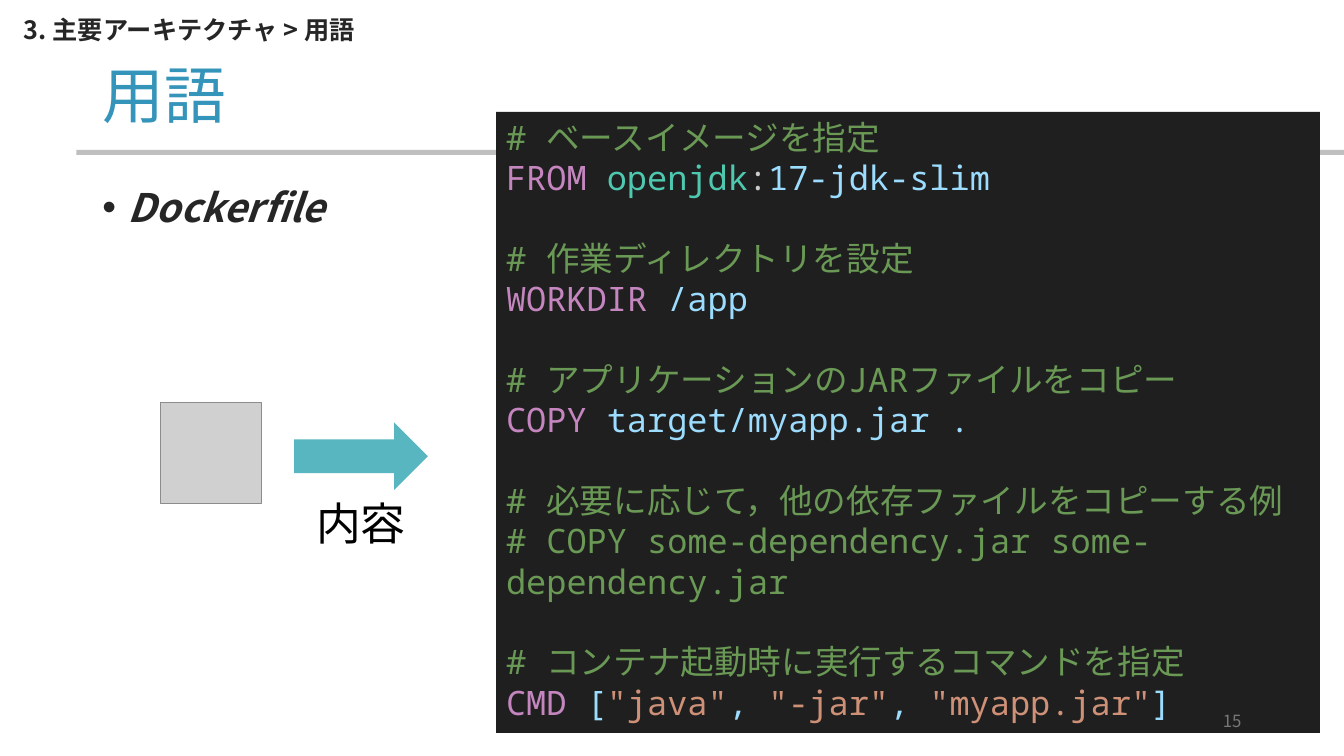
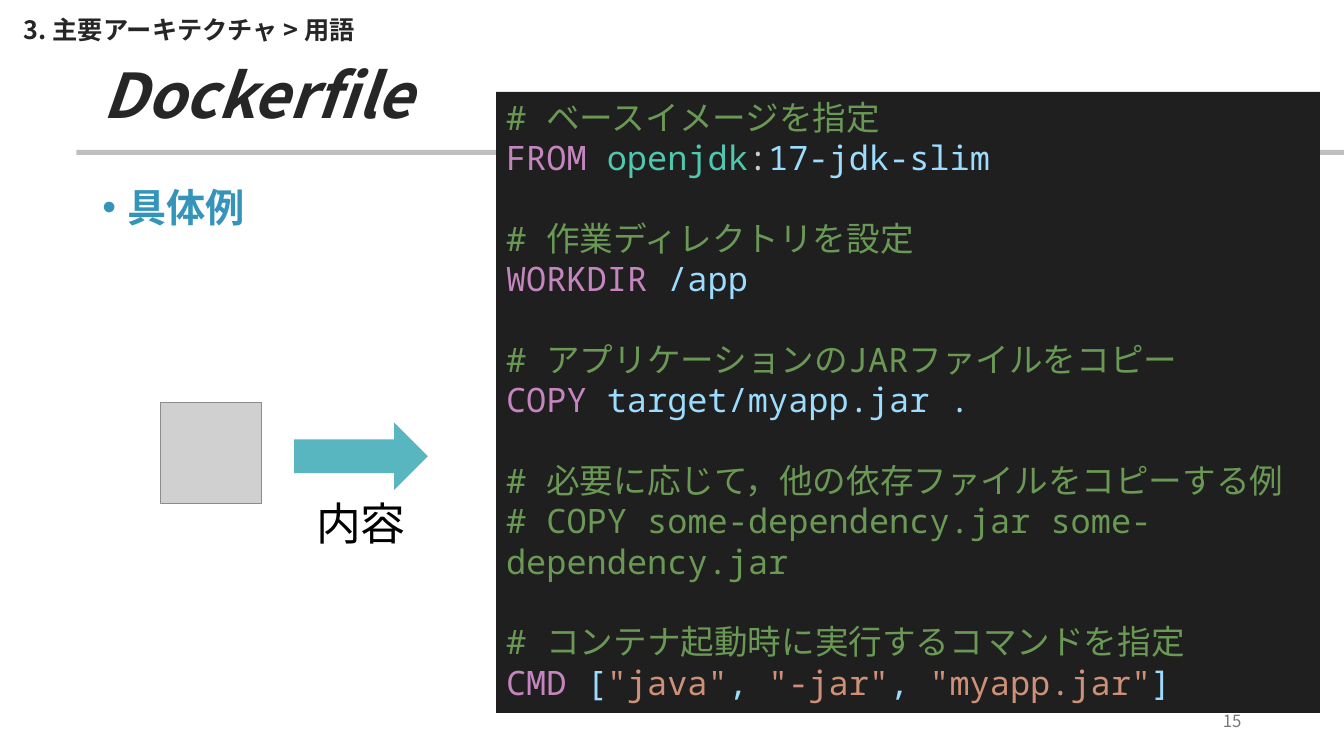
Before and after one commit to yamada-ai/java-prac, a slide deck: slide 15 of docker-container.pptx. Drawn at 1344x756 pixels with LibreOffice and Linux fonts; fonts in the diff are those of the drawing; grey boxes stand for pictures; background and template pictures are left out. Boxes give left, top, right and bottom in pixels: in the first picture for what was removed or moved away, otherwise in the second. Text is boxed around its words. In the diff, an @@ line names an element or a change of style, - is before the commit and + after.

Commit message:
pptx docker v6

```diff
--- a/docker-container.pptx
+++ b/docker-container.pptx
@@ title at [102, 68, 412, 119]: text changed; text colour #3494BA to #262626; bold on; italic on @@
-用語
+Dockerfile
@@ rectangle "# ベースイメージを指定": place and size @@
-rectangle "# ベースイメージを指定" at [496, 112, 1320, 733]
+rectangle "# ベースイメージを指定" at [496, 92, 1320, 713]
@@ text at [128, 189, 245, 226]: text changed; text colour #262626 to #3494BA; italic off @@
-• Dockerfile
+• 具体例
```
Also in this commit, not shown: 7 other slides changed, 2 slides added.
